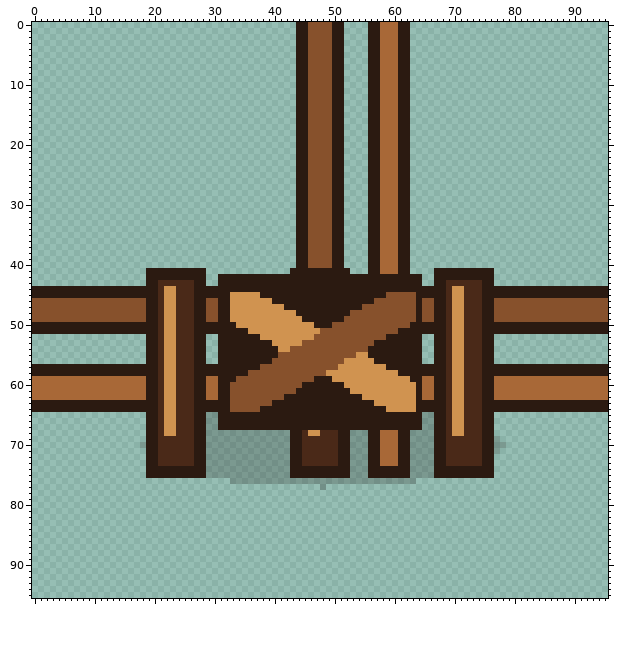
Two states of a pixel-art file, assets/source/aseprite/objects/placeables_96/gate_closed_tee-down_96.aseprite. The picture above was drawn from the file before the commit.
96x96 pixels, 1 frame.
After the commit:
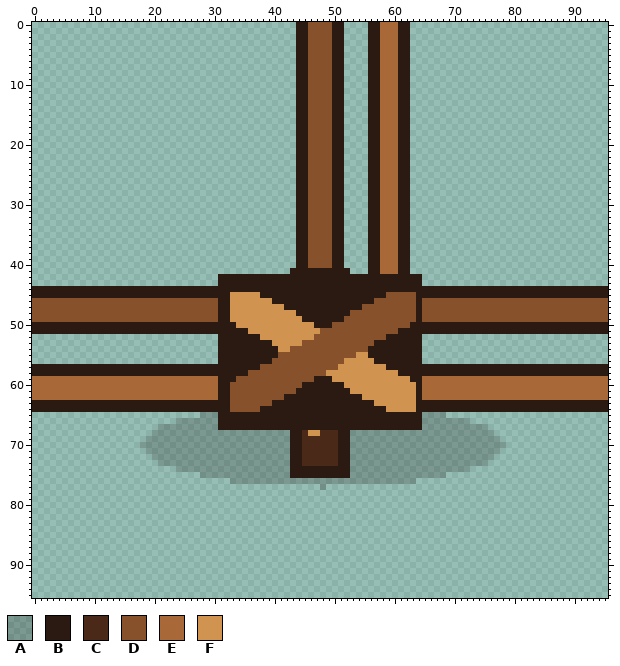
Palette (. is transparent): A #1b120d37  B #2b1a11  C #4a2918  D #87512c  E #a86837  F #d09350
Edits made:
@@ x 17..78 @@
 40 ...........................BBDDDDBB....BBEEEBB................
-41 ..BBBBBBBBBB..............BBBBBBBBBB...BBEEEBB....BBBBBBBBBB..
-42 ..BBBBBBBBBB..BBBBBBBBBBBBBBBBBBBBBBBBBBBBBBBBBB..BBBBBBBBBB..
-43 ..BBCCCCCCBB..BBBBBBBBBBBBBBBBBBBBBBBBBBBBBBBBBB..BBCCCCCCBB..
-44 BBBBCFFCCCBBBBBBBBBBBBBBBBBBBBBBBBBBBBBBBBBBBBBBBBBBCFFCCCBBBB
-45 BBBBCFFCCCBBBBBBFFFFFBBBBBBBBBBBBBBBBBBBBBDDDDDBBBBBCFFCCCBBBB
-46 DDBBCFFCCCBBDDBBFFFFFFFBBBBBBBBBBBBBBBBBDDDDDDDBDDBBCFFCCCBBDD
-47 DDBBCFFCCCBBDDBBFFFFFFFFFBBBBBBBBBBBBBDDDDDDDDDBDDBBCFFCCCBBDD
-48 DDBBCFFCCCBBDDBBFFFFFFFFFFFBBBBBBBBBDDDDDDDDDDDBDDBBCFFCCCBBDD
-49 DDBBCFFCCCBBDDBBFFFFFFFFFFFFBBBBBBBDDDDDDDDDDDDBDDBBCFFCCCBBDD
-50 BBBBCFFCCCBBBBBBBFFFFFFFFFFFFFBBBDDDDDDDDDDDDDBBBBBBCFFCCCBBBB
-51 BBBBCFFCCCBBBBBBBBBFFFFFFFFFFFFDDDDDDDDDDDDDBBBBBBBBCFFCCCBBBB
-52 ..BBCFFCCCBB..BBBBBBBFFFFFFFFFDDDDDDDDDDDDBBBBBB..BBCFFCCCBB..
-53 ..BBCFFCCCBB..BBBBBBBBBFFFFFDDDDDDDDDDDDBBBBBBBB..BBCFFCCCBB..
-54 ..BBCFFCCCBB..BBBBBBBBBBFFDDDDDDDDDDDDDBBBBBBBBB..BBCFFCCCBB..
-55 ..BBCFFCCCBB..BBBBBBBBBBDDDDDDDDDDDDDFFBBBBBBBBB..BBCFFCCCBB..
-56 ..BBCFFCCCBB..BBBBBBBBBDDDDDDDDDDDDFFFFFBBBBBBBB..BBCFFCCCBB..
-57 BBBBCFFCCCBBBBBBBBBBBDDDDDDDDDDDDDFFFFFFFFBBBBBBBBBBCFFCCCBBBB
-58 BBBBCFFCCCBBBBBBBBBDDDDDDDDDDDDDFFFFFFFFFFFFBBBBBBBBCFFCCCBBBB
-59 EEBBCFFCCCBBEEBBBDDDDDDDDDDDDDBBBFFFFFFFFFFFFFBBEEBBCFFCCCBBEE
-60 EEBBCFFCCCBBEEBBDDDDDDDDDDDDBBBBBBBFFFFFFFFFFFFBEEBBCFFCCCBBEE
-61 EEBBCFFCCCBBEEBBDDDDDDDDDDDBBBBBBBBBFFFFFFFFFFFBEEBBCFFCCCBBEE
-62 EEBBCFFCCCBBEEBBDDDDDDDDDBBBBBBBBBBBBBFFFFFFFFFBEEBBCFFCCCBBEE
-63 BBBBCFFCCCBBBBBBDDDDDDDBBBBBBBBBBBBBBBBBFFFFFFFBBBBBCFFCCCBBBB
-64 BBBBCFFCCCBBBBBBDDDDDBBBBBBBBBBBBBBBBBBBBBFFFFFBBBBBCFFCCCBBBB
-65 ..BBCFFCCCBBAABBBBBBBBBBBBBBBBBBBBBBBBBBBBBBBBBBAABBCFFCCCBB..
-66 ..BBCFFCCCBBAABBBBBBBBBBBBBBBBBBBBBBBBBBBBBBBBBBAABBCFFCCCBB..
-67 ..BBCFFCCCBBAABBBBBBBBBBBBBBBBBBBBBBBBBBBBBBBBBBAABBCFFCCCBB..
-68 ..BBCFFCCCBBAAAAAAAAAAAAAABBCFFCCCBBAAABBEEEBBAAAABBCFFCCCBB..
-69 ..BBCCCCCCBBAAAAAAAAAAAAAABBCCCCCCBBAAABBEEEBBAAAABBCCCCCCBBA.
-70 .ABBCCCCCCBBAAAAAAAAAAAAAABBCCCCCCBBAAABBEEEBBAAAABBCCCCCCBBAA
-71 ..BBCCCCCCBBAAAAAAAAAAAAAABBCCCCCCBBAAABBEEEBBAAAABBCCCCCCBBA.
-72 ..BBCCCCCCBBAAAAAAAAAAAAAABBCCCCCCBBAAABBEEEBBAAAABBCCCCCCBB..
-73 ..BBCCCCCCBBAAAAAAAAAAAAAABBCCCCCCBBAAABBEEEBBAAAABBCCCCCCBB..
-74 ..BBBBBBBBBBAAAAAAAAAAAAAABBBBBBBBBBAAABBBBBBBAAAABBBBBBBBBB..
-75 ..BBBBBBBBBBAAAAAAAAAAAAAABBBBBBBBBBAAABBBBBBBAAAABBBBBBBBBB..
+41 ..........................BBBBBBBBBB...BBEEEBB................
+42 ..............BBBBBBBBBBBBBBBBBBBBBBBBBBBBBBBBBB..............
+43 ..............BBBBBBBBBBBBBBBBBBBBBBBBBBBBBBBBBB..............
+44 BBBBBBBBBBBBBBBBBBBBBBBBBBBBBBBBBBBBBBBBBBBBBBBBBBBBBBBBBBBBBB
+45 BBBBBBBBBBBBBBBBFFFFFBBBBBBBBBBBBBBBBBBBBBDDDDDBBBBBBBBBBBBBBB
+46 DDDDDDDDDDDDDDBBFFFFFFFBBBBBBBBBBBBBBBBBDDDDDDDBDDDDDDDDDDDDDD
+47 DDDDDDDDDDDDDDBBFFFFFFFFFBBBBBBBBBBBBBDDDDDDDDDBDDDDDDDDDDDDDD
+48 DDDDDDDDDDDDDDBBFFFFFFFFFFFBBBBBBBBBDDDDDDDDDDDBDDDDDDDDDDDDDD
+49 DDDDDDDDDDDDDDBBFFFFFFFFFFFFBBBBBBBDDDDDDDDDDDDBDDDDDDDDDDDDDD
+50 BBBBBBBBBBBBBBBBBFFFFFFFFFFFFFBBBDDDDDDDDDDDDDBBBBBBBBBBBBBBBB
+51 BBBBBBBBBBBBBBBBBBBFFFFFFFFFFFFDDDDDDDDDDDDDBBBBBBBBBBBBBBBBBB
+52 ..............BBBBBBBFFFFFFFFFDDDDDDDDDDDDBBBBBB..............
+53 ..............BBBBBBBBBFFFFFDDDDDDDDDDDDBBBBBBBB..............
+54 ..............BBBBBBBBBBFFDDDDDDDDDDDDDBBBBBBBBB..............
+55 ..............BBBBBBBBBBDDDDDDDDDDDDDFFBBBBBBBBB..............
+56 ..............BBBBBBBBBDDDDDDDDDDDDFFFFFBBBBBBBB..............
+57 BBBBBBBBBBBBBBBBBBBBBDDDDDDDDDDDDDFFFFFFFFBBBBBBBBBBBBBBBBBBBB
+58 BBBBBBBBBBBBBBBBBBBDDDDDDDDDDDDDFFFFFFFFFFFFBBBBBBBBBBBBBBBBBB
+59 EEEEEEEEEEEEEEBBBDDDDDDDDDDDDDBBBFFFFFFFFFFFFFBBEEEEEEEEEEEEEE
+60 EEEEEEEEEEEEEEBBDDDDDDDDDDDDBBBBBBBFFFFFFFFFFFFBEEEEEEEEEEEEEE
+61 EEEEEEEEEEEEEEBBDDDDDDDDDDDBBBBBBBBBFFFFFFFFFFFBEEEEEEEEEEEEEE
+62 EEEEEEEEEEEEEEBBDDDDDDDDDBBBBBBBBBBBBBFFFFFFFFFBEEEEEEEEEEEEEE
+63 BBBBBBBBBBBBBBBBDDDDDDDBBBBBBBBBBBBBBBBBFFFFFFFBBBBBBBBBBBBBBB
+64 BBBBBBBBBBBBBBBBDDDDDBBBBBBBBBBBBBBBBBBBBBFFFFFBBBBBBBBBBBBBBB
+65 ...........AAABBBBBBBBBBBBBBBBBBBBBBBBBBBBBBBBBBAAAA..........
+66 .......AAAAAAABBBBBBBBBBBBBBBBBBBBBBBBBBBBBBBBBBAAAAAAAA......
+67 ....AAAAAAAAAABBBBBBBBBBBBBBBBBBBBBBBBBBBBBBBBBBAAAAAAAAAAA...
+68 ...AAAAAAAAAAAAAAAAAAAAAAABBCFFCCCBBAAAAAAAAAAAAAAAAAAAAAAAA..
+69 ..AAAAAAAAAAAAAAAAAAAAAAAABBCCCCCCBBAAAAAAAAAAAAAAAAAAAAAAAAA.
+70 .AAAAAAAAAAAAAAAAAAAAAAAAABBCCCCCCBBAAAAAAAAAAAAAAAAAAAAAAAAAA
+71 ..AAAAAAAAAAAAAAAAAAAAAAAABBCCCCCCBBAAAAAAAAAAAAAAAAAAAAAAAAA.
+72 ...AAAAAAAAAAAAAAAAAAAAAAABBCCCCCCBBAAAAAAAAAAAAAAAAAAAAAAAA..
+73 ....AAAAAAAAAAAAAAAAAAAAAABBCCCCCCBBAAAAAAAAAAAAAAAAAAAAAAA...
+74 .......AAAAAAAAAAAAAAAAAAABBBBBBBBBBAAAAAAAAAAAAAAAAAAAA......
+75 ...........AAAAAAAAAAAAAAABBBBBBBBBBAAAAAAAAAAAAAAAA..........
 76 ................AAAAAAAAAAAAAAAAAAAAAAAAAAAAAAA...............
Where, in picture pixels (left, top, right, bottom), the same in both pictures:
changed: (146, 268, 206, 478)
changed: (434, 268, 494, 478)
changed: (368, 430, 410, 478)
